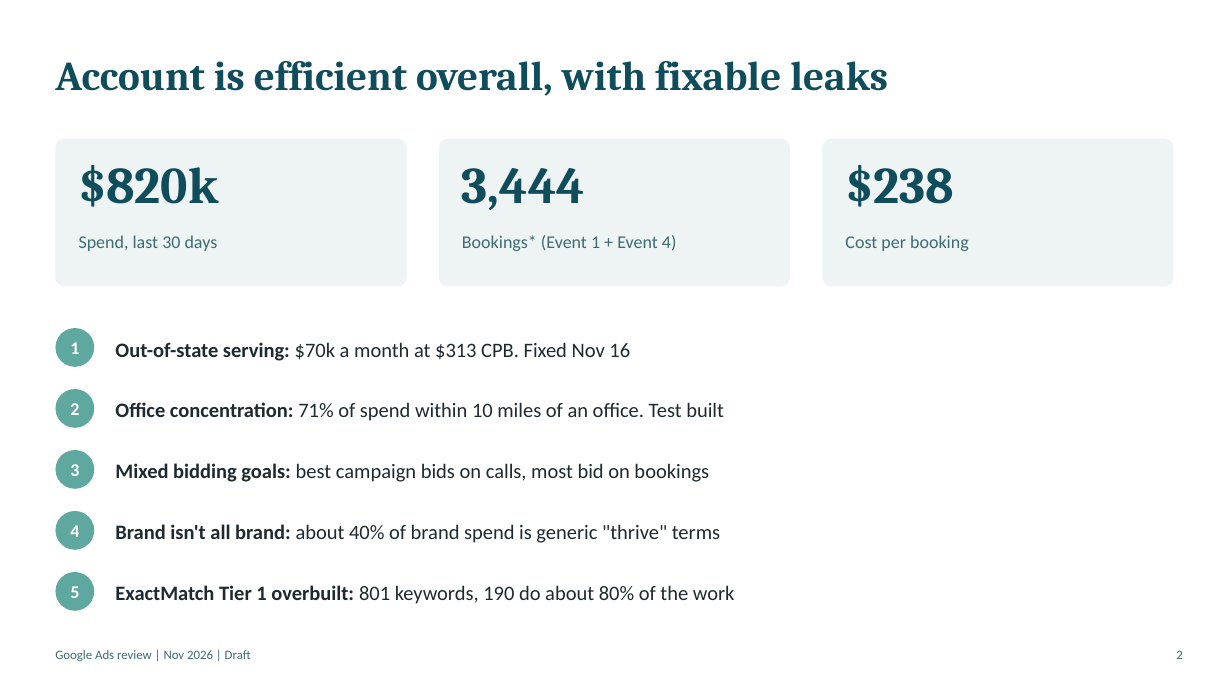
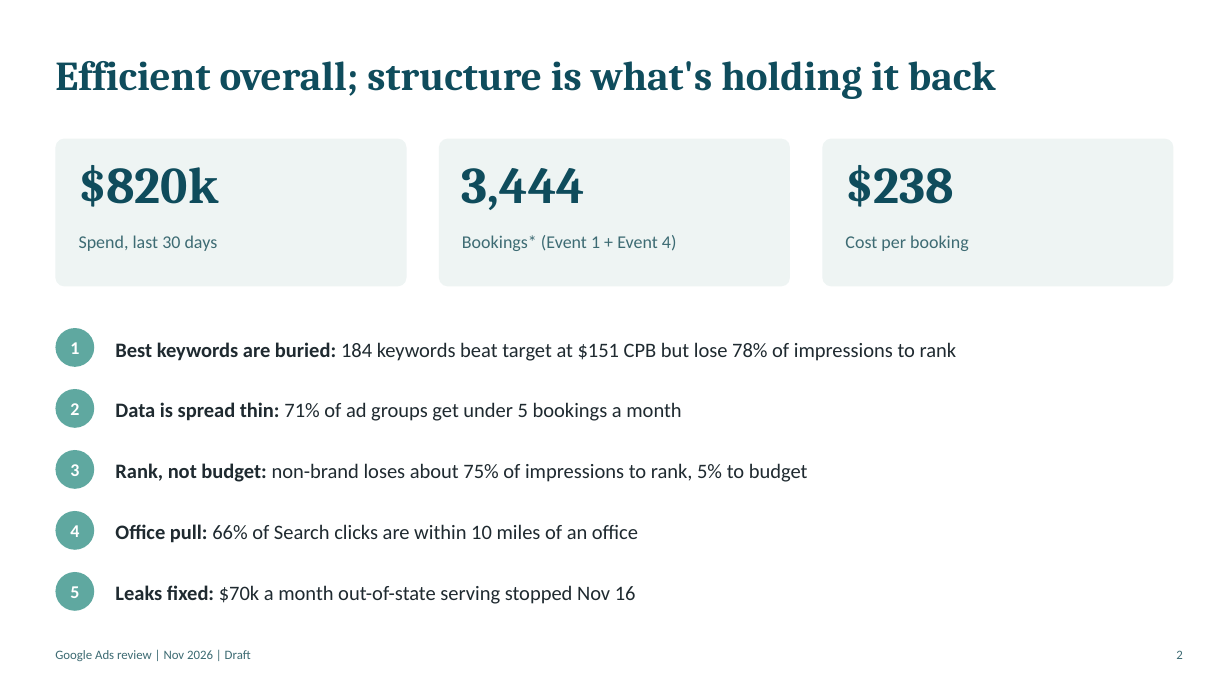
Before and after one commit to tomroberts-thriveworks/paid-media-hub, a slide deck: slide 2 of docs/audit/google-ads-review-nov-2026.pptx. Drawn at 1232x693 pixels with LibreOffice and Linux fonts; fonts in the diff are those of the drawing. Boxes give left, top, right and bottom in pixels: in the first picture for what was removed or moved away, otherwise in the second. Text is boxed around its words. In the diff, an @@ line names an element or a change of style, - is before the commit and + after.

```diff
--- a/docs/audit/google-ads-review-nov-2026.pptx
+++ b/docs/audit/google-ads-review-nov-2026.pptx
@@ text at [55, 61, 996, 99]: text changed @@
-Account is efficient overall, with fixable leaks
+Efficient overall; structure is what's holding it back
@@ text at [115, 342, 957, 361]: text changed @@
-Out-of-state serving: $70k a month at $313 CPB. Fixed Nov 16
+Best keywords are buried: 184 keywords beat target at $151 CPB but lose 78% of impressions to rank
@@ text at [115, 402, 681, 421]: text changed @@
-Office concentration: 71% of spend within 10 miles of an office. Test built
+Data is spread thin: 71% of ad groups get under 5 bookings a month
@@ text at [115, 463, 808, 482]: text changed @@
-Mixed bidding goals: best campaign bids on calls, most bid on bookings
+Rank, not budget: non-brand loses about 75% of impressions to rank, 5% to budget
@@ text at [115, 524, 638, 543]: text changed @@
-Brand isn't all brand: about 40% of brand spend is generic "thrive" terms
+Office pull: 66% of Search clicks are within 10 miles of an office
@@ text at [115, 585, 636, 604]: text changed @@
-ExactMatch Tier 1 overbuilt: 801 keywords, 190 do about 80% of the work
+Leaks fixed: $70k a month out-of-state serving stopped Nov 16
```
Also in this commit, not shown: 5 other slides changed, 8 slides added, 6 slides removed, 2 other files.
